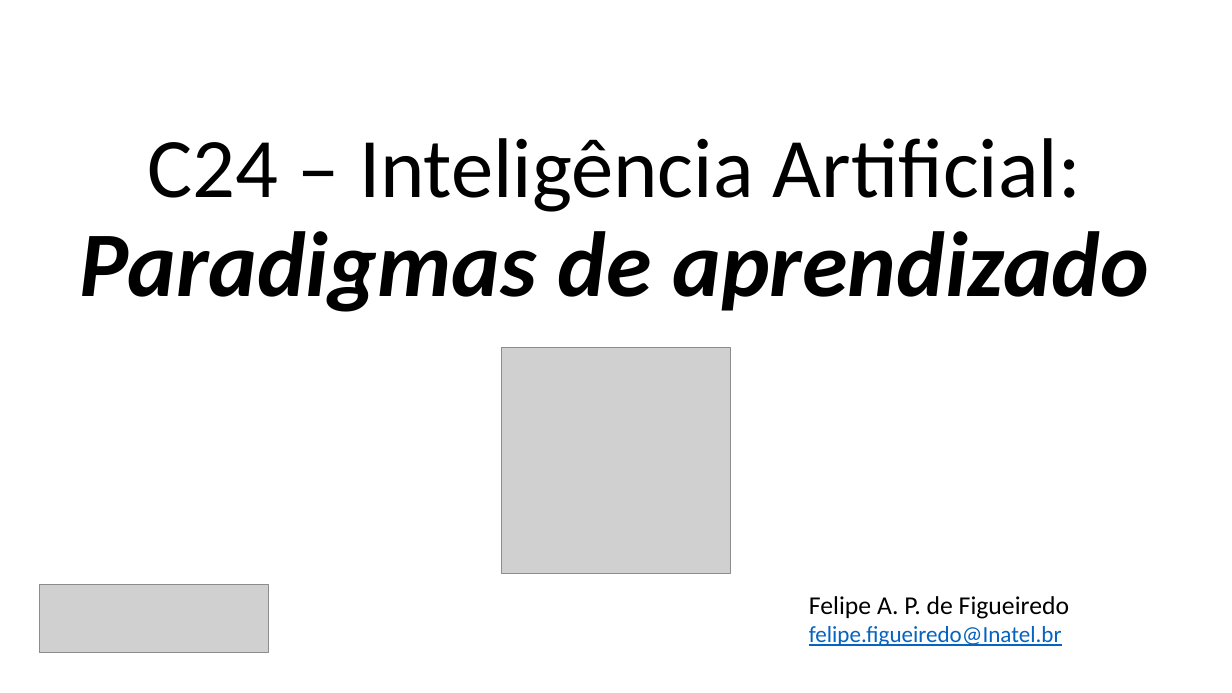
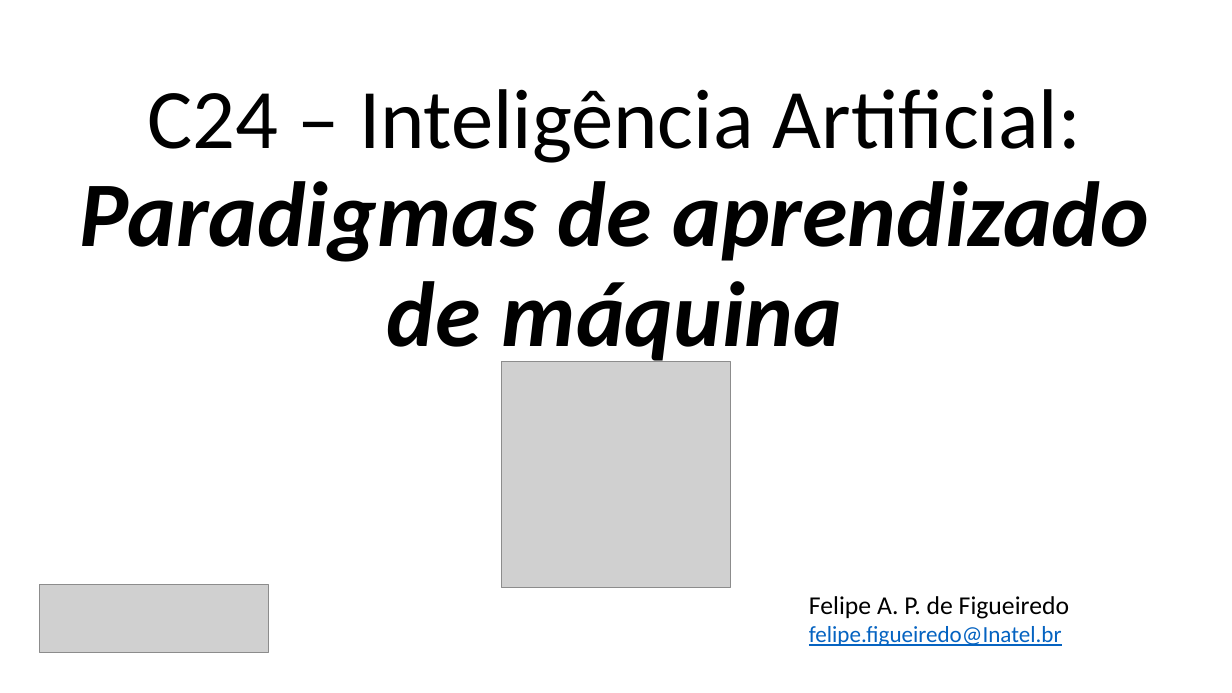
Before and after one commit to zz4fap/c24_inteligencia_artificial, a slide deck: slide 1 of slides/C24_Paradigmas.pptx. Drawn at 1232x693 pixels with LibreOffice and Linux fonts; fonts in the diff are those of the drawing; grey boxes stand for pictures. Boxes give left, top, right and bottom in pixels: in the first picture for what was removed or moved away, otherwise in the second. Text is boxed around its words. In the diff, an @@ line names an element or a change of style, - is before the commit and + after.

```diff
--- a/slides/C24_Paradigmas.pptx
+++ b/slides/C24_Paradigmas.pptx
@@ title at (x1=79, y1=89, x2=1149, y2=368): text changed; size 66 to 72 pt; bold on; italic on @@
-C24 – Inteligência Artificial:
-Paradigmas de aprendizado
+C24 – Inteligência Artificial:
+Paradigmas de aprendizado de máquina
@@ picture moved from (x1=502, y1=348, x2=730, y2=574) to (x1=502, y1=361, x2=730, y2=588) @@
```
Also in this commit, not shown: 12 other slides changed, 1 slide added, 1 other file.
